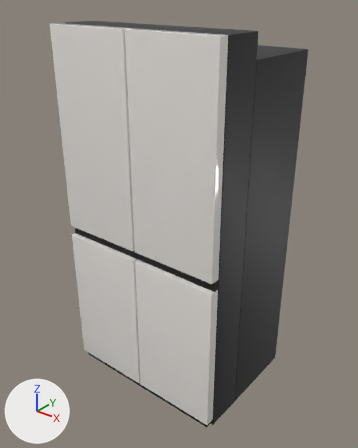
The glTF model apps/web/models/products/M616GBB0M1.glb as it was, and as the next commit left it.
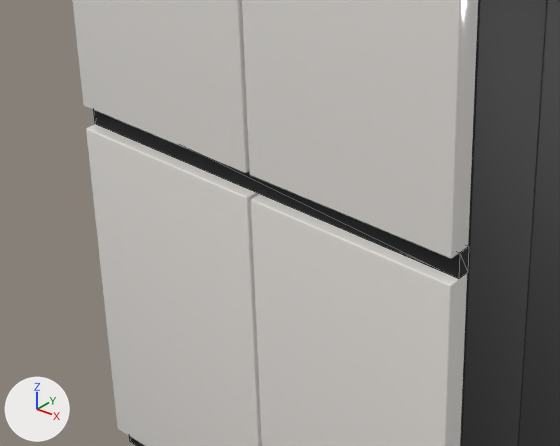
Old and new are each drawn whole from a 50 mm lens placed at (1.463, -1.833, 2.02), pointed at (0.009, -0.015, 0.893) and again close up on the part from 11% to 71% of the width and 41% to 80% of the height. The lights are fixed; the arrows at lower left show +X, +Y and +Z. The first two pictures are the older version. The close-ups show mesh edges as thin lines. Where no turn or scale is listed for an object, it has been applied to the vertices.

In view in the first close-up: 'body_front', 'body_rear', 'door_0_upper_left', 'door_1_upper_right', 'door_2_lower_left', 'door_3_lower_right', 'trim_grip_groove' and 1 more.
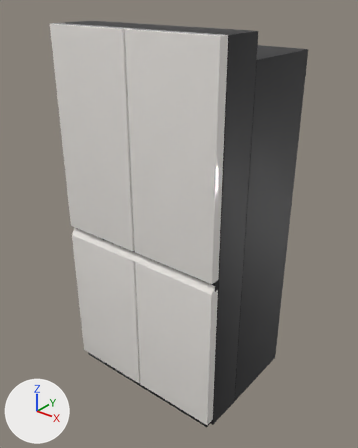
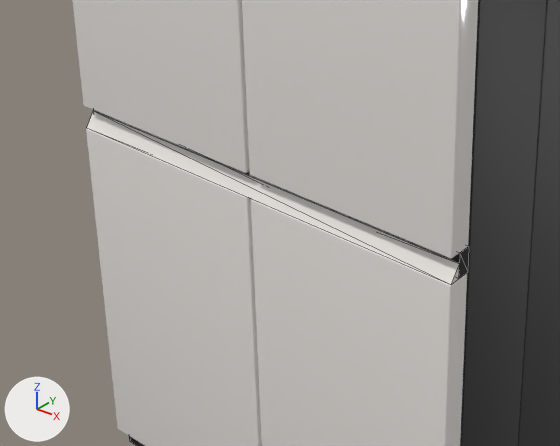
Changed parts and their boxes [x1, y1, x2, y2] in the close-ups (560 x 446 px):
'door_grip_lip', added
    after: [87, 111, 459, 285]
'trim_grip_groove', unchanged, covered by the edit
    before: [93, 110, 469, 279]
    after: [93, 110, 469, 278]

Patch to the scene script:
```diff
--- a/apps/web/models/products/M616GBB0M1.glb.py
+++ b/apps/web/models/products/M616GBB0M1.glb.py
@@ me_door_grip_lip @@
+me_door_grip_lip.from_pydata([(-0.455, -0.346, 0.817), (-0.455, -0.325, 0.817), (-0.455, -0.325, 0.847), (0.455, -0.346, 0.817), (0.455, -0.325, 0.817), (0.455, -0.325, 0.847)], [], [(0, 2, 1), (5, 3, 4), (4, 0, 1), (5, 1, 2), (3, 2, 0), (4, 3, 0), (5, 4, 1), (3, 5, 2)])
+me_door_grip_lip.materials.append(mat_finish)  # white #f2eee9
@@ ob_door_grip_lip @@
+ob_door_grip_lip = bpy.data.objects.new('door_grip_lip', me_door_grip_lip)
+ob_door_grip_lip.location = (0.0, 0.0, 0.0)
```
